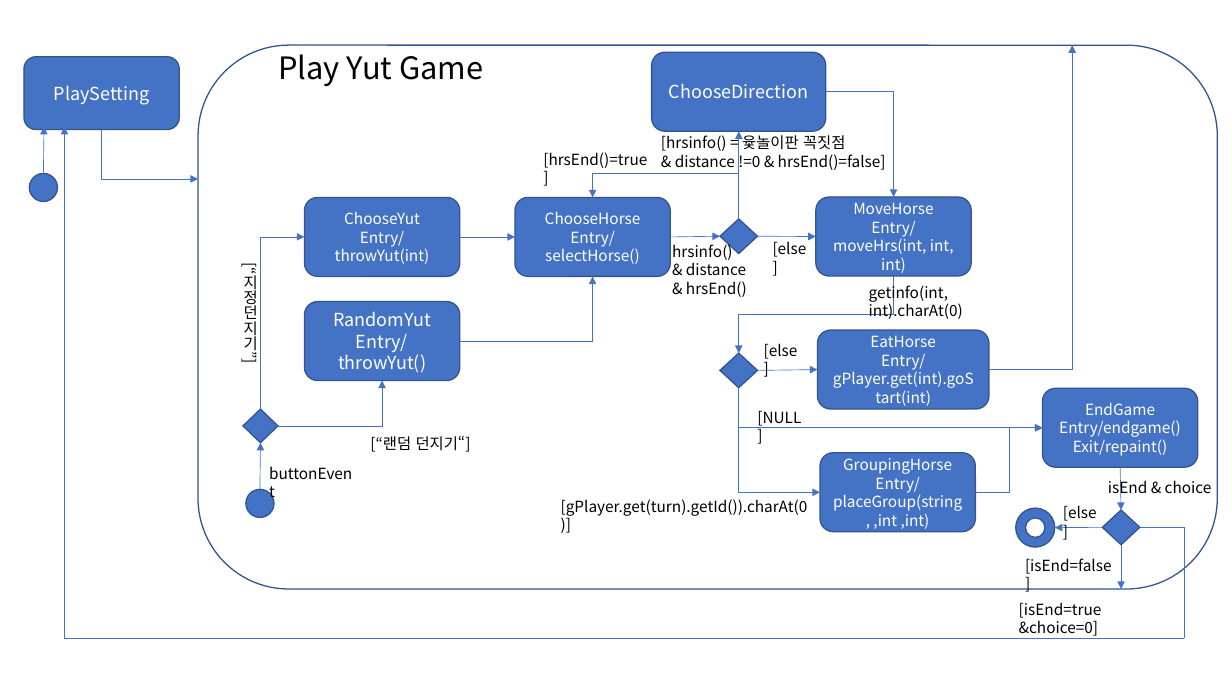
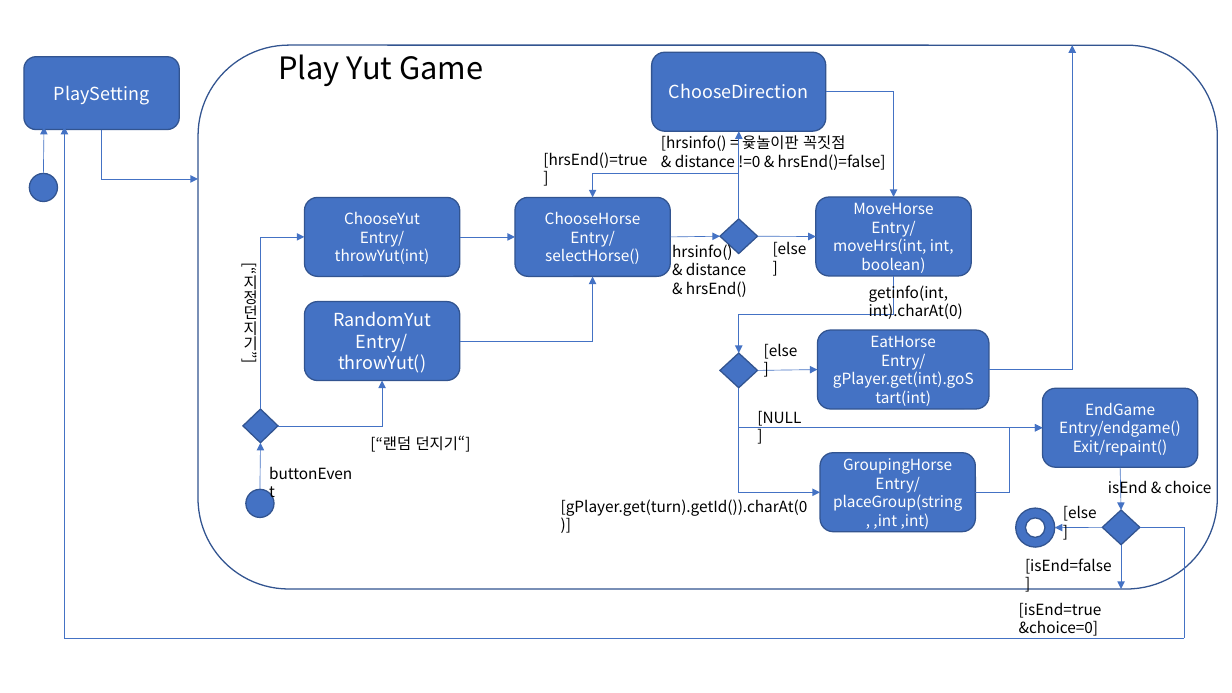
Before and after one commit to sweteam5/2019-1-SE-team5, a slide deck: slide 1 of State Chart.pptx. Drawn at 1232x693 pixels with LibreOffice and Linux fonts; fonts in the diff are those of the drawing. Boxes give left, top, right and bottom in pixels: in the first picture for what was removed or moved away, otherwise in the second. Text is boxed around its words. In the diff, an @@ line names an element or a change of style, - is before the commit and + after.

Commit message:
update state Chart

```diff
--- a/State Chart.pptx
+++ b/State Chart.pptx
@@ text in rounded rectangle at box(833, 221, 954, 273): text changed @@
-Entry/moveHrs(int, int, int)
+Entry/moveHrs(int, int, boolean)
```
